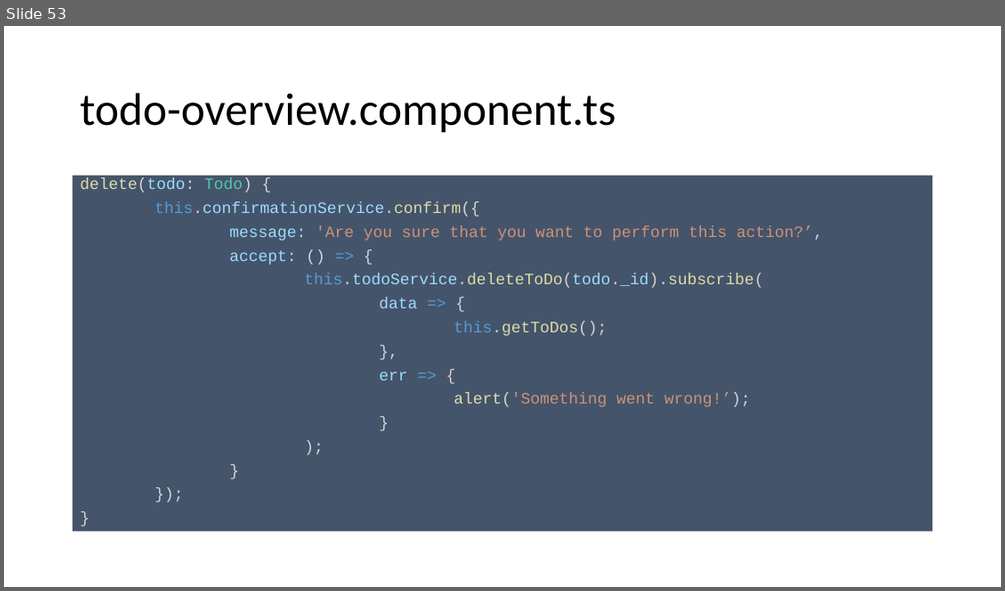
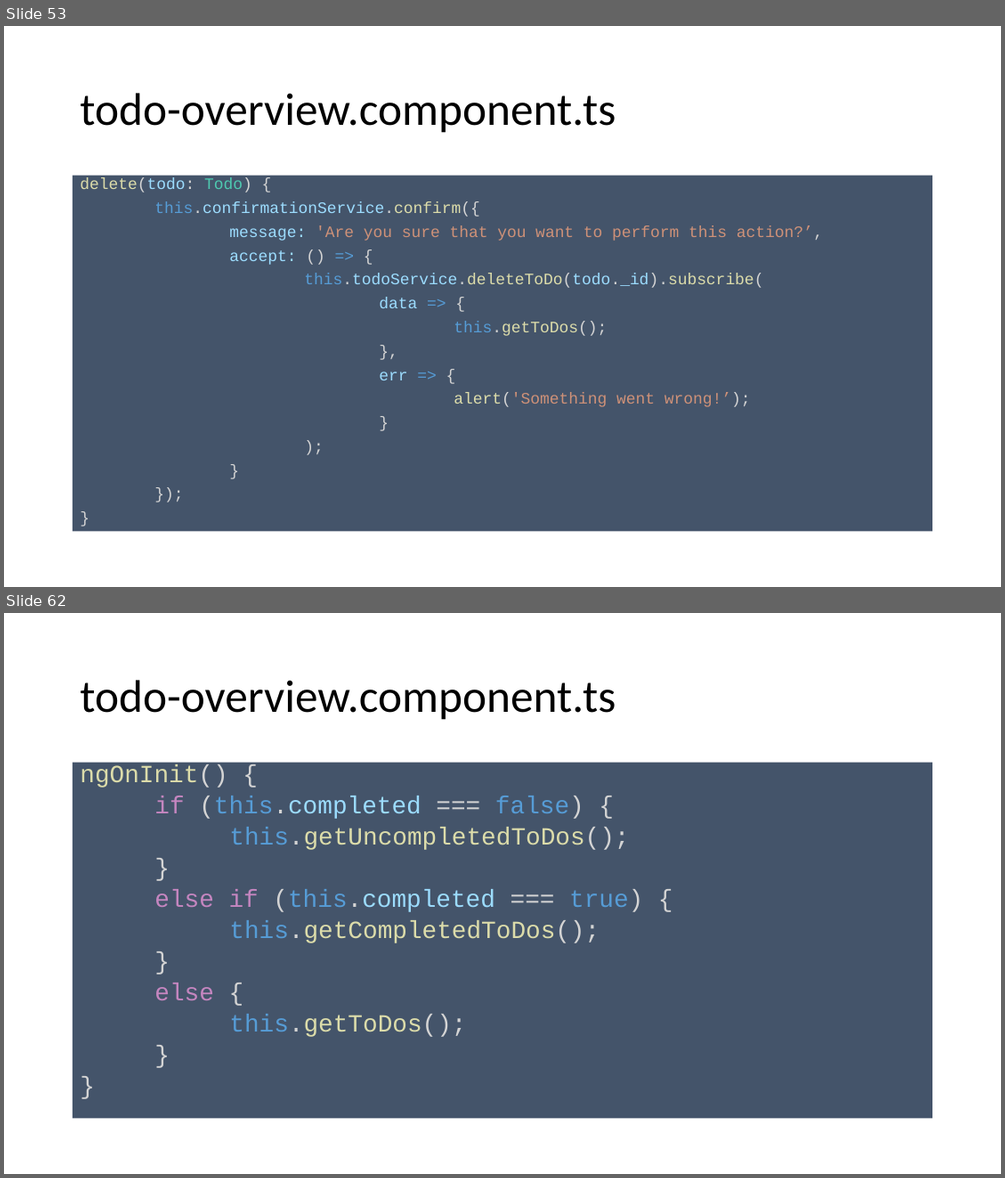
Before and after one commit to spirit-coding/todo-app-aj33349, a slide deck: Angular2.pptx. Shown one above the other, each under a label of ours: slide 53 before the commit, slides 53 and 62 after it; the slides between them are not shown. The pictures are 1005x591 and 1005x1178 pixels, drawn with LibreOffice and Linux fonts; fonts in the diff are those of the drawing. Boxes give left, top, right and bottom in pixels: in the first picture for what was removed or moved away, otherwise in the second. Text is boxed around its words. In the diff, an @@ line names an element or a change of style, - is before the commit and + after.

```diff
--- a/Angular2.pptx
+++ b/Angular2.pptx
@@ slide 62 added at (4, 613, 1001, 1174), background #FFFFFF @@
@@ title added at (80, 680, 615, 720), 44 pt, text #000000 @@
+todo-overview.component.ts
@@ text added at (73, 763, 933, 1119), fill #44546A, 23.8 pt, text #DCDCAA @@
+ngOnInit() {
+if (this.completed === false) {
+this.getUncompletedToDos();
+}
+else if (this.completed === true) {
+this.getCompletedToDos();
+}
+else {
+this.getToDos();
+}
+}
```
Also in this commit, not shown: 1 slide changed, 11 other slides added, 8 other files.
